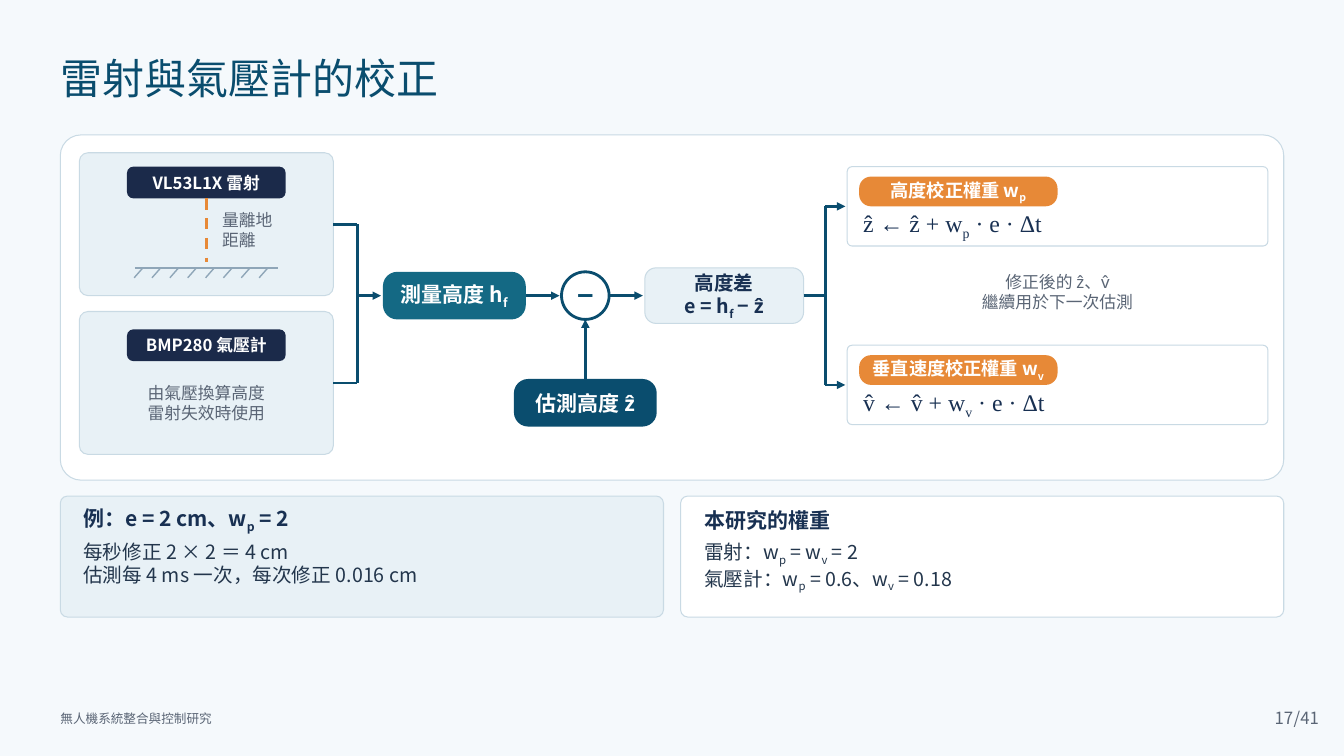
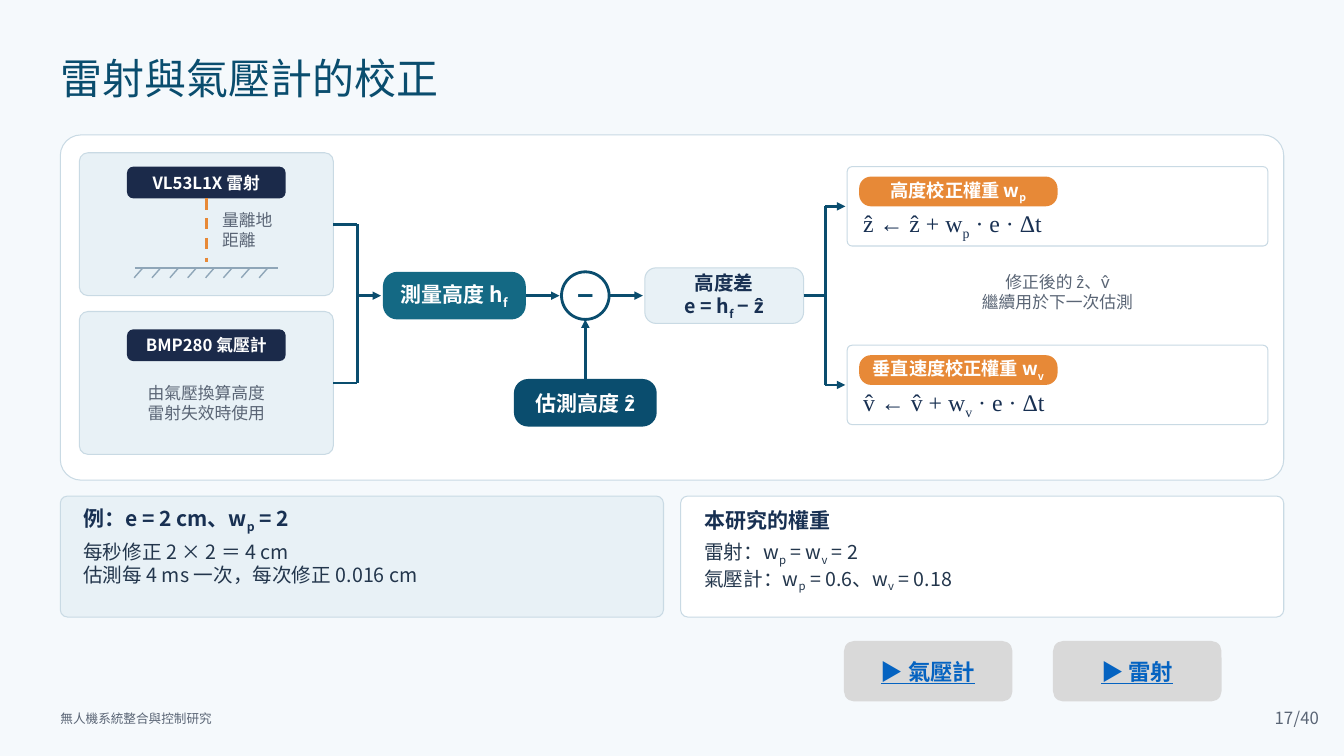
Before and after one commit to lingken1028/-, a slide deck: slide 17 of 無人機系統整合與控制研究_口試簡報 2.pptx. Drawn at 1344x756 pixels with LibreOffice and Linux fonts; fonts in the diff are those of the drawing. Boxes give left, top, right and bottom in pixels: in the first picture for what was removed or moved away, otherwise in the second. Text is boxed around its words. In the diff, an @@ line names an element or a change of style, - is before the commit and + after.

```diff
--- a/無人機系統整合與控制研究_口試簡報 2.pptx
+++ b/無人機系統整合與控制研究_口試簡報 2.pptx
@@ rounded rectangle added at (844, 641, 1012, 702), fill #D9D9D9, 16 pt, text #0563C1, bold, underline @@
+▶ 氣壓計
@@ rounded rectangle added at (1054, 641, 1222, 702), fill #D9D9D9, 16 pt, text #0563C1, bold, underline @@
+▶ 雷射
@@ text at (1294, 711, 1319, 727): text changed @@
-/41
+/40
```
Also in this commit, not shown: 79 other slides changed, 3 slides added.
